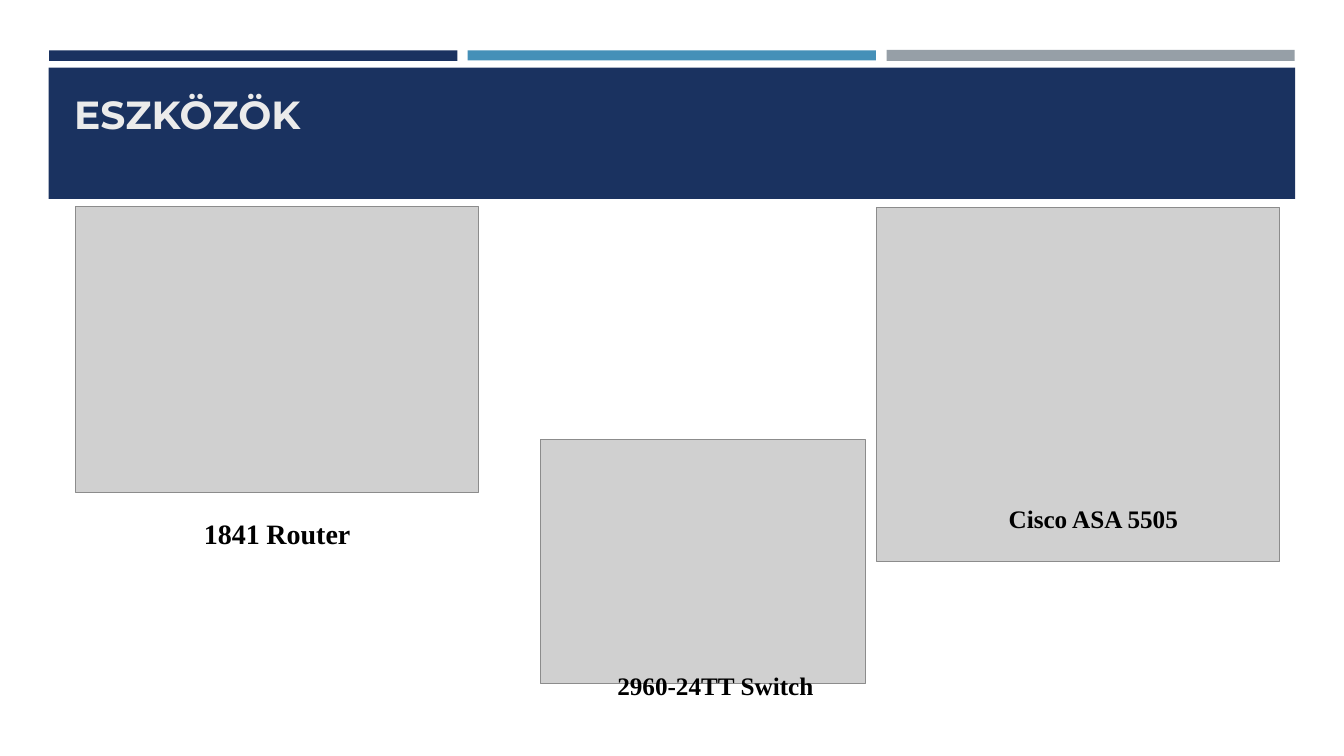
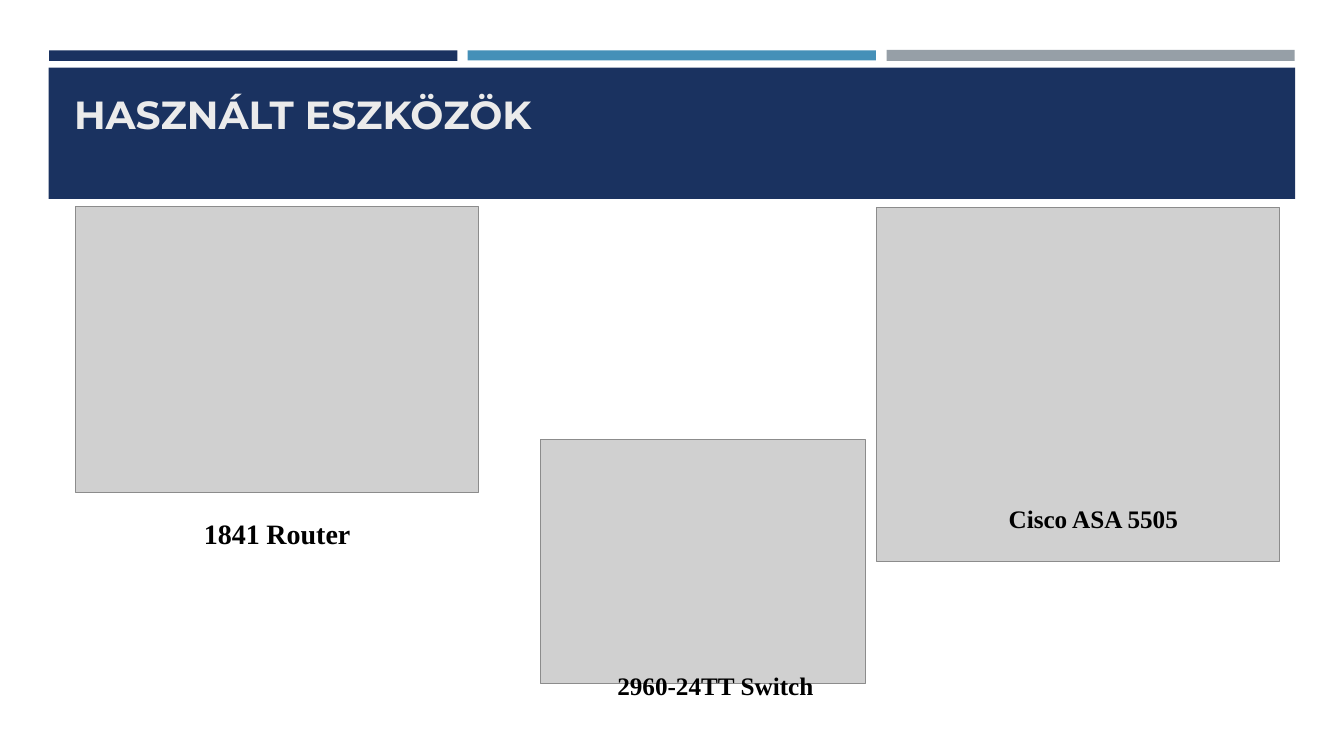
Before and after one commit to Dorina1200/vizsga, a slide deck: slide 3 of vizsga1/Hálózati Infrastruktúra Tervezése és Kivitelezése ppt (2) (1).pptx. Drawn at 1344x756 pixels with LibreOffice and Linux fonts; fonts in the diff are those of the drawing; grey boxes stand for pictures. Boxes give left, top, right and bottom in pixels: in the first picture for what was removed or moved away, otherwise in the second. Text is boxed around its words. In the diff, an @@ line names an element or a change of style, - is before the commit and + after.

```diff
--- a/vizsga1/Hálózati Infrastruktúra Tervezése és Kivitelezése ppt (2) (1).pptx
+++ b/vizsga1/Hálózati Infrastruktúra Tervezése és Kivitelezése ppt (2) (1).pptx
@@ title at (74,93,531,130): text changed @@
-ESZKÖZÖK
+HASZNÁLT ESZKÖZÖK
```
Also in this commit, not shown: 2 other slides changed, 1 slide added, 1 other file.
